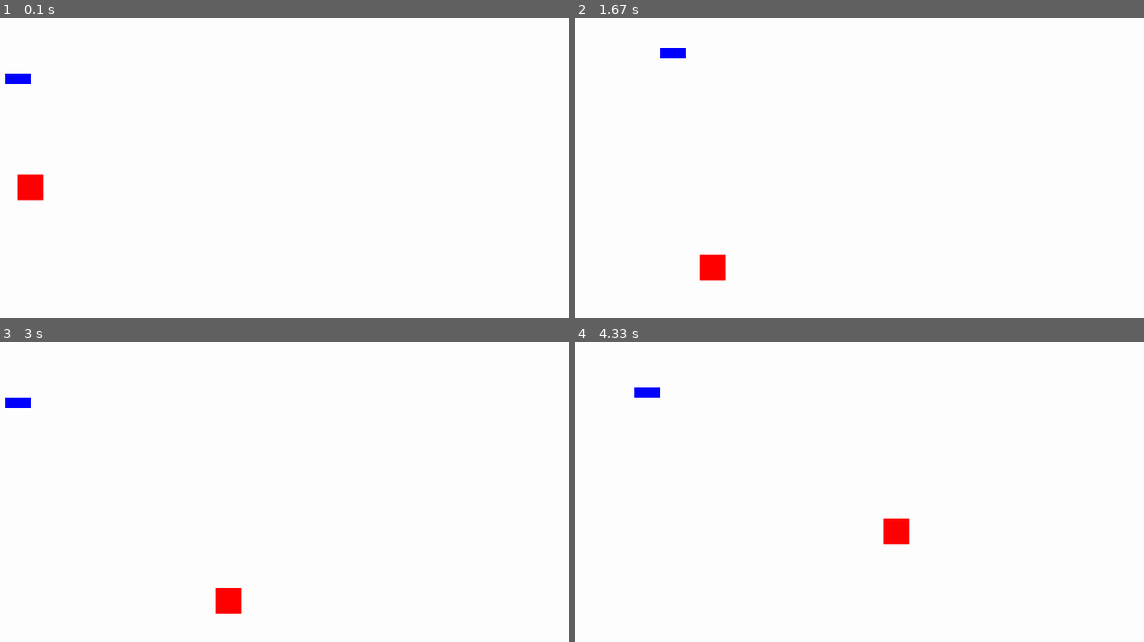
Above: before the commit, frames 1-4 (two rows, left to right).
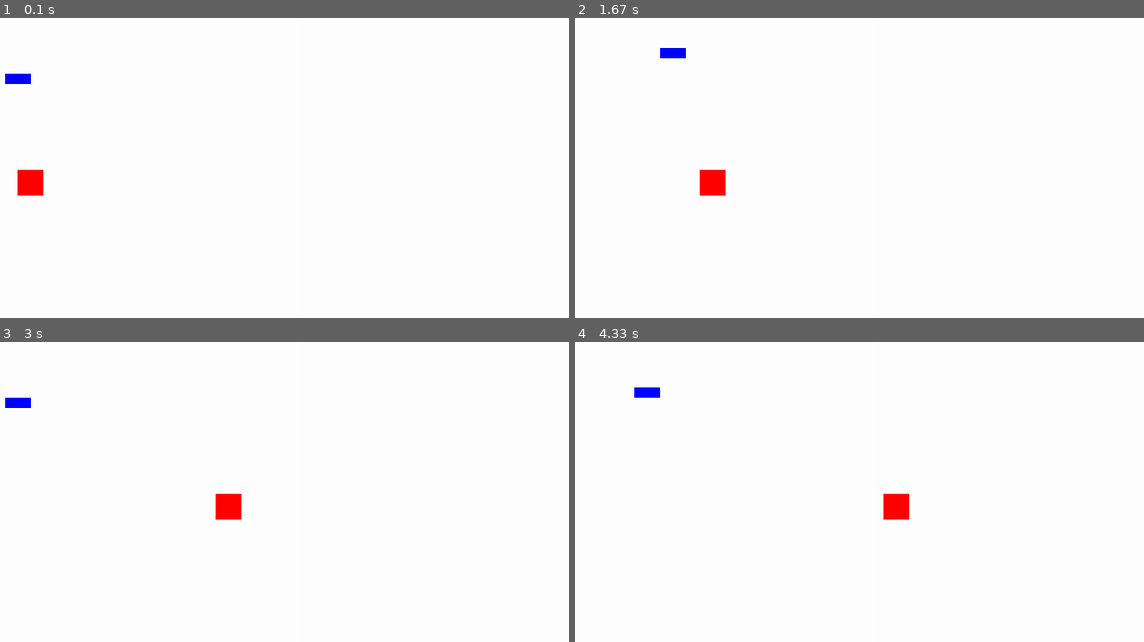
Above: after the commit, the same moments.

Repository: mikkelamstrup/Pygame-day-1
Game: pygame game, started from movingObstacle.py
The game is run twice, just before and just after one commit, with the same random seed, the same clock (stepped at 60 frames per second) and the same inputs.
Inputs:
- Up to frame 1 (0.1 s): no input
- Up to frame 2 (1.67 s): hold Right 0.33-0.8 s; hold Up 0.83-1.13 s; hold Right 1.17-1.63 s
- Up to frame 3 (3 s): hold Left 1.67-2.2 s; hold Down 2.23-2.53 s; hold Left 2.57-2.97 s
- Up to frame 4 (4.33 s): hold Up 3-3.37 s; hold Right 3.4-4.03 s; hold Down from 4.07 s (still down)

The runs differ from the first frame. In frame 1, 0.2% of the frame differs, in the area x 3-8%, y 50-61%; in frame 2, 0.8%, in the area x 21-27%, y 50-88%; in frame 3, 0.8%; in frame 4, 0.8%.

Commit message:
moving back

Diff:
--- a/movingObstacle.py
+++ b/movingObstacle.py
@@ -3,38 +3,22 @@
 
 pygame.init()
 
-# Skærm opsætning
 WIDTH, HEIGHT = 1500, 700
 screen = pygame.display.set_mode((WIDTH, HEIGHT))
 pygame.display.set_caption("My first game")
 
-# Farver
 WHITE = (255, 255, 255)
 BLUE = (0, 0, 255)
 RED = (255, 0, 0)
 BLACK = (0, 0, 0)
 
-# Spilleren
-player_width, player_height = 50, 20
 x, y = 225, 225
 speed = 5
 
-# Forhindringen (den røde firkant)
-obstacle_size = 50
-
-# Sørg for, at forhindringen IKKE starter på spilleren
-while True:
-    obstacleX = float(random.randint(0, WIDTH - obstacle_size))
-    obstacleY = float(random.randint(0, HEIGHT - obstacle_size))
-    playerRect_initial = pygame.Rect(x, y, player_width, player_height)
-    obstacleRect_initial = pygame.Rect(round(obstacleX), round(obstacleY), obstacle_size, obstacle_size)
-    if not playerRect_initial.colliderect(obstacleRect_initial):
-        break
-
+obstacleX = random.randint(0, WIDTH - 50)
+obstacleY = random.randint(0, HEIGHT - 50)
 obstacleSpeedX = 4
 obstacleSpeedY = 3
-
-# Font til GAME OVER
 font = pygame.font.SysFont("Arial", 50)
 
 running = True
@@ -47,46 +31,38 @@
         if event.type == pygame.QUIT:
             running = False
 
-    # Spilleren kan bevæge sig, hvis spillet ikke er ovre
     if not gameOver:
+
         keys = pygame.key.get_pressed()
-        if keys[pygame.K_LEFT]:
-            x -= speed
-        if keys[pygame.K_RIGHT]:
-            x += speed
-        if keys[pygame.K_UP]:
-            y -= speed
-        if keys[pygame.K_DOWN]:
-            y += speed
+        if keys[pygame.K_LEFT]: x -= speed
+        if keys[pygame.K_RIGHT]: x += speed
+        if keys[pygame.K_UP]: y -= speed
+        if keys[pygame.K_DOWN]: y += speed
 
-    # Opdater forhindringens position – denne kode kører uanset gameOver
-    obstacleX += obstacleSpeedX
-    obstacleY += obstacleSpeedY
+        obstacleX += obstacleSpeedX
+        obstacleSpeedY += obstacleSpeedY
 
-    # Skift retning, når den rammer skærmens kanter
-    if obstacleX <= 0 or obstacleX >= WIDTH - obstacle_size:
-        obstacleSpeedX *= -1
-    if obstacleY <= 0 or obstacleY >= HEIGHT - obstacle_size:
-        obstacleSpeedY *= -1
+        if obstacleX <= 0 or obstacleX >= WIDTH - 50:
+            obstacleSpeedX *= -1
+        if obstacleY <= 0 or obstacleY >= WIDTH - 50:
+            obstacleSpeedY *= -1
 
-    # Opret rektangler til kollisionstjek
-    playerRect = pygame.Rect(x, y, player_width, player_height)
-    obstacleRect = pygame.Rect(round(obstacleX), round(obstacleY), obstacle_size, obstacle_size)
 
-    # Tjek for kollision hvis spillet ikke er ovre
-    if not gameOver:
+        playerRect = pygame.Rect(x, y, 50, 50)
+        obstacleRect = pygame.Rect(obstacleX, obstacleY, 50, 50)
+
         if playerRect.colliderect(obstacleRect):
             gameOver = True
 
-    # Tegn alt
     screen.fill(WHITE)
-    pygame.draw.rect(screen, BLUE, playerRect)      # Spilleren
-    pygame.draw.rect(screen, RED, obstacleRect)       # Forhindringen
+    pygame.draw.rect(screen, BLUE, (x, y, 50, 20))
+    pygame.draw.rect(screen, RED, (obstacleX, obstacleY, 50, 50))
 
     if gameOver:
         gameOverText = font.render("GAME OVER", True, BLACK)
         screen.blit(gameOverText, (WIDTH // 2 - 100, HEIGHT // 2 - 25))
         pygame.display.update()
+
         pygame.time.delay(5000)
         running = False
 
